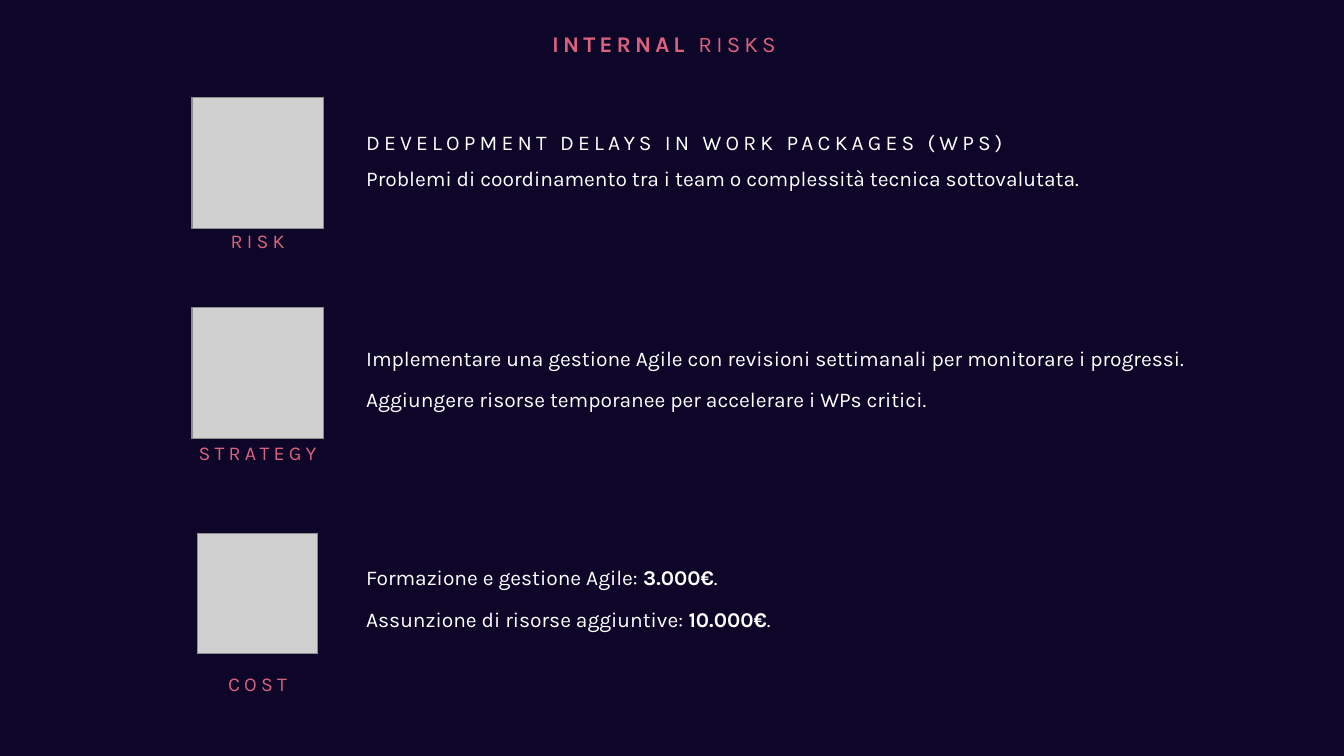
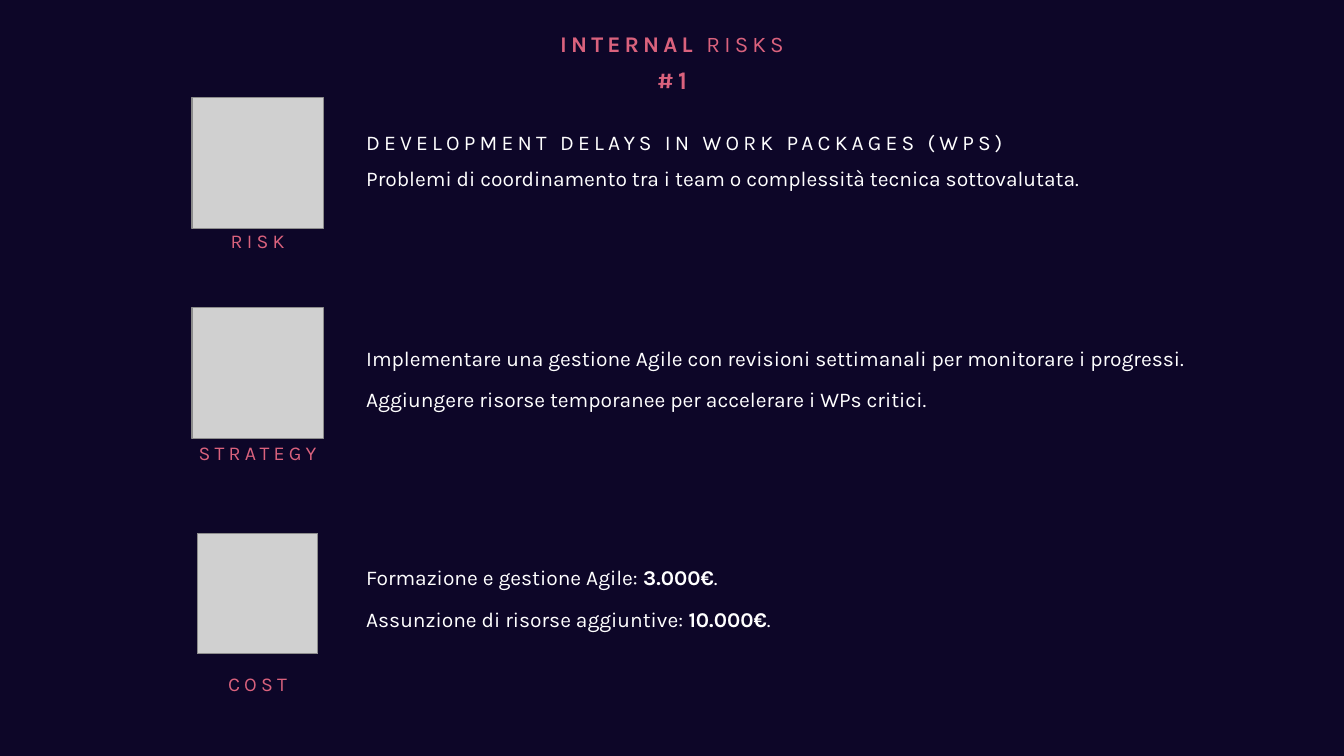
Before and after one commit to GiuseppeSoriano/MoodPilot, a slide deck: slide 65 of Idea/Idea_Presentation.pptx (slide 33 before the commit). Drawn at 1344x756 pixels with LibreOffice and Linux fonts; fonts in the diff are those of the drawing; grey boxes stand for pictures. Boxes give left, top, right and bottom in pixels: in the first picture for what was removed or moved away, otherwise in the second. Text is boxed around its words. In the diff, an @@ line names an element or a change of style, - is before the commit and + after.

```diff
--- a/Idea/Idea_Presentation.pptx
+++ b/Idea/Idea_Presentation.pptx
@@ text "INTERNAL RISKS" at (x1=560, y1=37, x2=783, y2=53): alignment left to centre @@
@@ text added at (x1=657, y1=72, x2=687, y2=89), 18 pt, text #DA627D, bold @@
+#1
```
Also in this commit, not shown: 7 other slides changed, 39 slides added, 2 slides removed.
